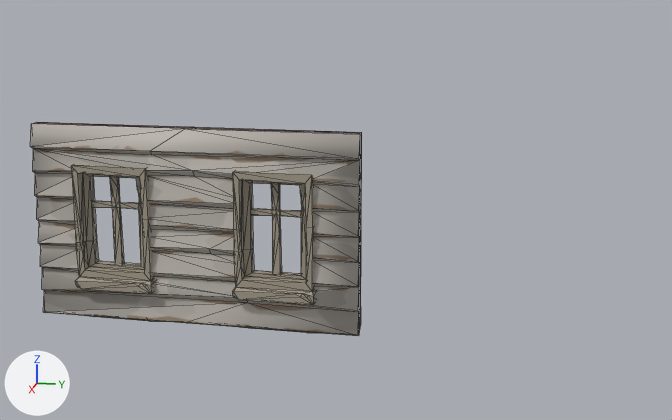
An edit to the glTF model models/environment/house_side1.gltf, drawn before and after from the same camera.
Camera for both pictures: a 50 mm lens placed at (16.8, 6.12, 5.84), pointed at (1.83, 3.13, 2.1). The lights are fixed; the arrows at lower left show +X, +Y and +Z. Mesh edges are drawn as thin lines. Objects named as collision shapes, trigger or cutter boxes, shadow casters or lower levels of detail are left out. Vertices at the same position are counted once.

Names of what the first picture shows: 'house_side1'.
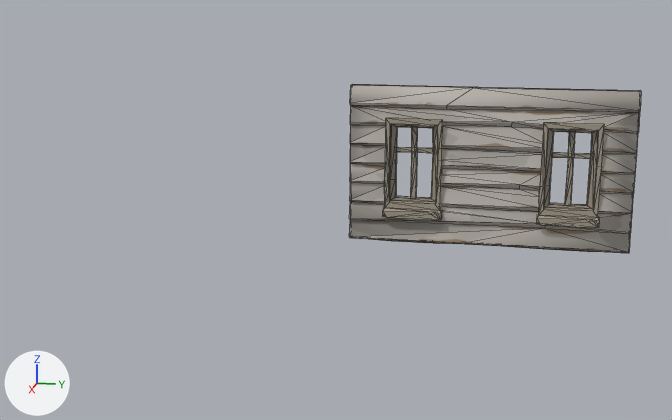
Edits to the bpy script that builds the scene:
```text
Change me_scene_004:
    used by ob_house_side1; location = (0.0, 0.0, 0.0); rotation_euler = (1.571, 0.0, 0.0), in degrees (90, 0, 0); scale = (0.01, 0.01, 0.01)
    remove me_scene_004.from_pydata(...)  # 327 vertices, 557 faces; spans x 377.0..426.0, y 74.0..377.0, z -392.0..108.0
    add me_scene_004.from_pydata(...)  # 327 vertices, 557 faces; spans x -26.0..23.0, y -137.0..165.0, z -282.0..294.0
    me_scene_004 part 1: the loose piece of 15 vertices spanning x 395.0..402.0, y 161.0..301.0, z -272.0..-260.0 is moved by (-404.0, -212.0, 109.0)
    me_scene_004 part 2: the loose piece of 77 vertices spanning x 377.0..426.0, y 127.0..318.0, z -328.0..-206.0 is moved by (-404.0, -212.0, 109.0)
    me_scene_004 part 3: the loose piece of 15 vertices spanning x 395.0..402.0, y 161.0..301.0, z -22.0..-10.0 is moved by (-404.0, -212.0, 177.0)
    me_scene_004 part 4: the loose piece of 77 vertices spanning x 377.0..426.0, y 127.0..318.0, z -78.0..44.0 is moved by (-404.0, -212.0, 177.0)
    me_scene_004 part 5: the loose piece of 12 vertices spanning x 395.0..401.0, y 250.0..259.0, z -309.0..-224.0 is moved by (-404.0, -212.0, 109.0)
    me_scene_004 part 6: the loose piece of 12 vertices spanning x 395.0..401.0, y 250.0..259.0, z -59.0..26.0 is moved by (-404.0, -212.0, 177.0)
    me_scene_004 part 7: 23 of the vertices in x 391.0..415.0, y 75.0..316.0, z -225.0..-146.0 are moved by (-404.0, -212.0, 109.0)
    me_scene_004 part 8: 21 of the vertices in x 391.0..415.0, y 77.0..377.0, z -392.0 are moved by (-404.0, -212.0, 109.0)
    me_scene_004 part 9: 13 of the vertices in x 391.0..415.0, y 146.0..315.0, z -320.0..-292.0 are moved by (-404.0, -212.0, 109.0)
    me_scene_004 part 10: 2 of the vertices in x 404.0..411.0, y 74.0..83.0, z -313.0..-311.0 are moved by (-404.0, -212.0, 109.0)
    me_scene_004 part 11: all 18 vertices in x 391.0..415.0, y 146.0..377.0, z -142.0..-70.0 are moved by (-404.0, -212.0, 177.0)
    me_scene_004 part 12: all 12 vertices in x 391.0..415.0, y 146.0..315.0, z 35.0..36.0 are moved by (-404.0, -212.0, 177.0)
    me_scene_004 part 13: all 7 vertices in x 391.0..415.0, y 74.0..87.0, z -142.0..-61.0 are moved by (-404.0, -212.0, 177.0)
    me_scene_004 part 14: all 2 vertices in x 404.0..411.0, y 75.0..81.0, z 25.0..27.0 are moved by (-404.0, -212.0, 177.0)
    me_scene_004 part 15: all 21 vertices in x 391.0..415.0, y 77.0..377.0, z 108.0 are moved by (-404.0, -212.0, 186.0)
Change ob_house_side1:
    ob_house_side1.location: (0.0, 0.0, 0.0) -> (-0.64, 5.61, 2.28)
    ob_house_side1.scale: (0.01, 0.01, 0.01) -> (0.0101, 0.01, 0.00915)
```

Where the change shows, as pixel boxes [x1, y1, x2, y2] in the pictures (672 x 420 px; the box of a moved part takes in the faces that stretch with it):
'house_side1', reshaped, moved, rescaled (12% narrower, 21% shorter): before [30, 122, 362, 336]; after [349, 84, 641, 253]
part 1 of me_scene_004, moved or reshaped: before [271, 184, 281, 274]; after [565, 132, 575, 205]
part 2 of me_scene_004, moved or reshaped: before [233, 171, 316, 305]; after [537, 122, 604, 228]
part 3 of me_scene_004, moved or reshaped: before [109, 177, 124, 264]; after [410, 128, 418, 198]
part 4 of me_scene_004, moved or reshaped: before [71, 165, 155, 294]; after [383, 118, 443, 220]
part 5 of me_scene_004, moved or reshaped: before [251, 208, 301, 218]; after [552, 152, 591, 159]
part 6 of me_scene_004, moved or reshaped: before [92, 201, 139, 210]; after [396, 147, 433, 154]
part 7 of me_scene_004, moved or reshaped: before [193, 171, 234, 262]; after [511, 122, 543, 196]
part 8 of me_scene_004, moved or reshaped: before [199, 133, 362, 336]; after [514, 113, 632, 252]
part 9 of me_scene_004, moved or reshaped: before [263, 160, 360, 292]; after [564, 112, 640, 218]
part 10 of me_scene_004, moved or reshaped: before [251, 328, 327, 334]; after [548, 249, 598, 252]
part 11 of me_scene_004, moved or reshaped: before [30, 122, 362, 282]; after [350, 84, 641, 212]
part 12 of me_scene_004, moved or reshaped: before [32, 148, 236, 296]; after [349, 105, 539, 223]
part 13 of me_scene_004, moved or reshaped: before [45, 303, 358, 336]; after [349, 228, 629, 253]
part 14 of me_scene_004, moved or reshaped: before [80, 315, 149, 321]; after [371, 239, 430, 243]
part 15 of me_scene_004, moved or reshaped: before [42, 267, 247, 312]; after [349, 201, 545, 237]
